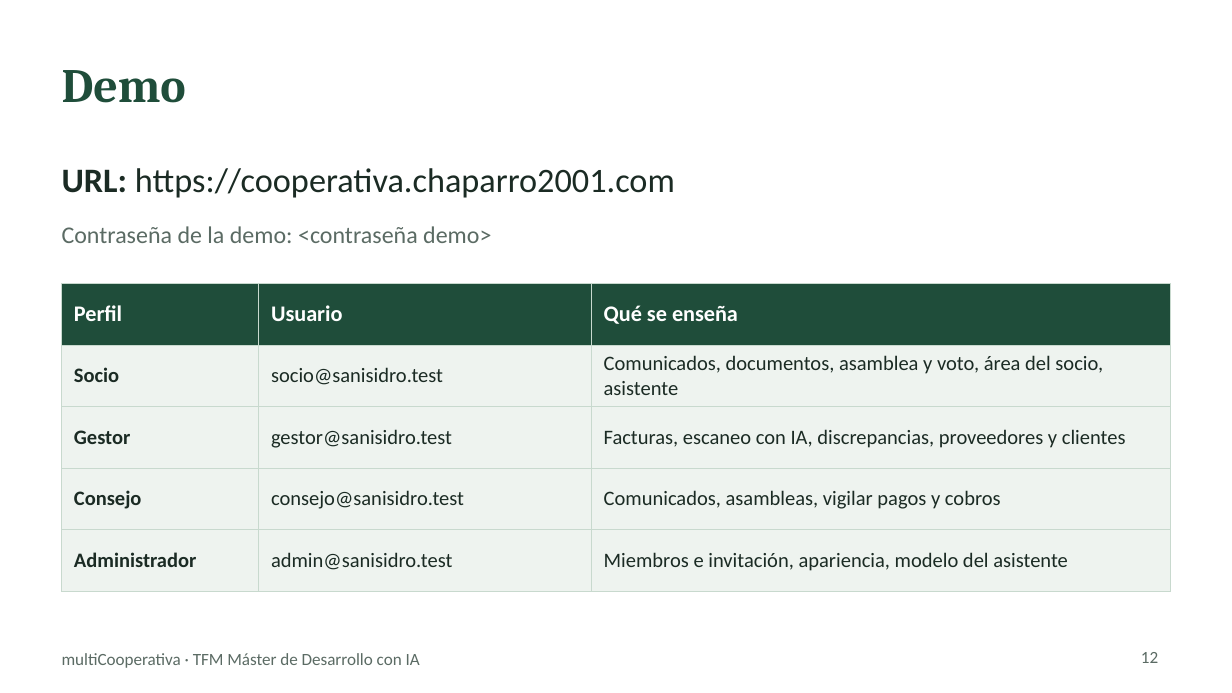
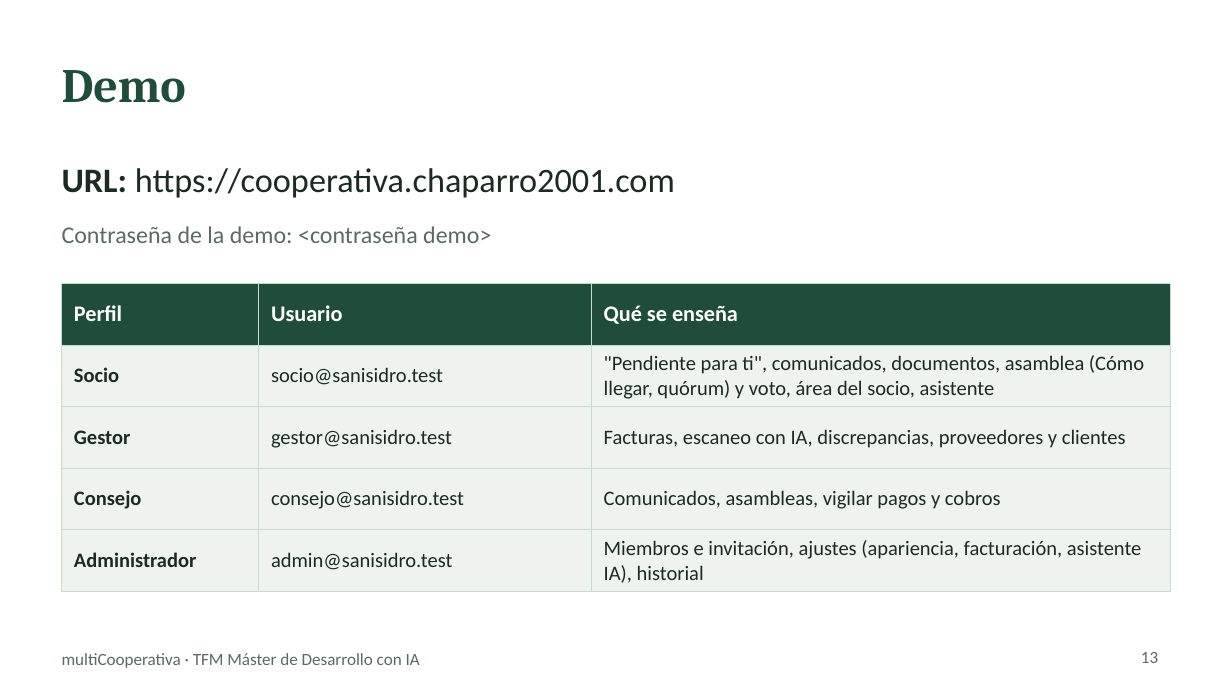
Before and after one commit to chaparro2001/multiCooperativa, a slide deck: slide 13 of docs/slides/multicooperativa-tfm.pptx (slide 12 before the commit). Drawn at 1232x693 pixels with LibreOffice and Linux fonts; fonts in the diff are those of the drawing. Boxes give left, top, right and bottom in pixels: in the first picture for what was removed or moved away, otherwise in the second. Text is boxed around its words. In the diff, an @@ line names an element or a change of style, - is before the commit and + after.

```diff
--- a/docs/slides/multicooperativa-tfm.pptx
+++ b/docs/slides/multicooperativa-tfm.pptx
@@ table at [62,283,1170,591] @@
@@ row 2, column 3: "Comunicados, documentos, asamblea y voto, área del socio, asistente" to ""Pendiente para ti", comunicados, documentos, asamblea (Cómo llegar, quórum) y voto, área del socio, asistente" @@
-row 5, column 3: Miembros e invitación, apariencia, modelo del asistente
+row 5, column 3: Miembros e invitación, ajustes (apariencia, facturación, asistente IA), historial
@@ page number at [1141,652,1158,663]: text changed @@
-12
+13
```
Also in this commit, not shown: 6 other slides changed, 1 slide added, 2 other files.
